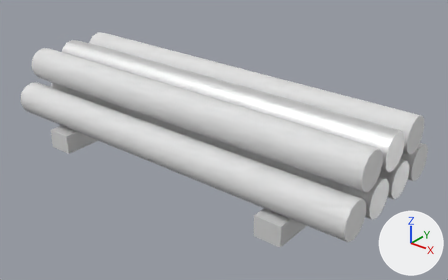
Renders of the glTF model public/assets/models/shared/props/pipe_bundle.glb from each side of a commit.
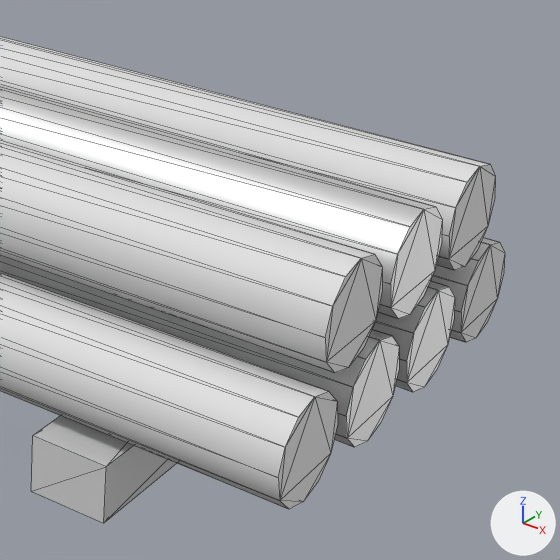
Each version appears first whole from a 50 mm camera at (2.78, -3.24, 2.23) aimed at (0.15, 0.04, 0.2), and next in a close-up on the part from 54% to 100% of the width and 20% to 93% of the height. Arrows for +X, +Y and +Z are at lower right; the lights stay in place. The first two pictures are the older version. The close-ups show mesh edges as thin lines. Vertices at exactly the same position are counted once.

In view in the first close-up: 'pipe_bundle'.
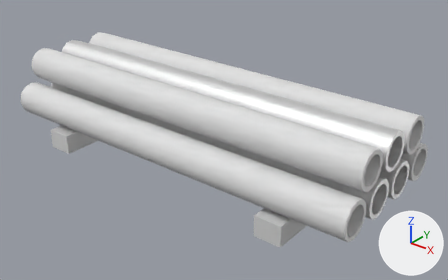
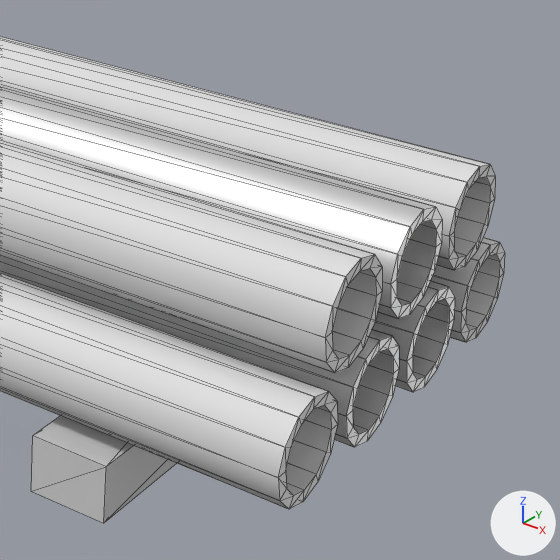
Where the change shows, as pixel boxes (x1, y1, x2, y2) in the close-ups (560 x 560 px):
part 1 of me_pipe_bundle, added: after (278, 164, 505, 509)

The change, as a diff of the scene's bpy script:
```diff
--- a/public/assets/models/shared/props/pipe_bundle.glb.py
+++ b/public/assets/models/shared/props/pipe_bundle.glb.py
@@ me_pipe_bundle @@
 # used by ob_pipe_bundle; location = (0.0, 0.0, 0.0)
-me_pipe_bundle.from_pydata(...)  # 184 vertices, 332 faces; spans x -1.5..1.5, y -0.6..0.6, z 0.0..0.67
+me_pipe_bundle.from_pydata(...)  # 352 vertices, 696 faces; spans x -1.5..1.5, y -0.6..0.6, z 0.0..0.67
+# me_pipe_bundle part 1: 168 vertices added at x -1.5..1.5, y -0.55..0.55, z 0.18..0.64
 me_pipe_bundle.materials.append(mat_wood_pole)
```
